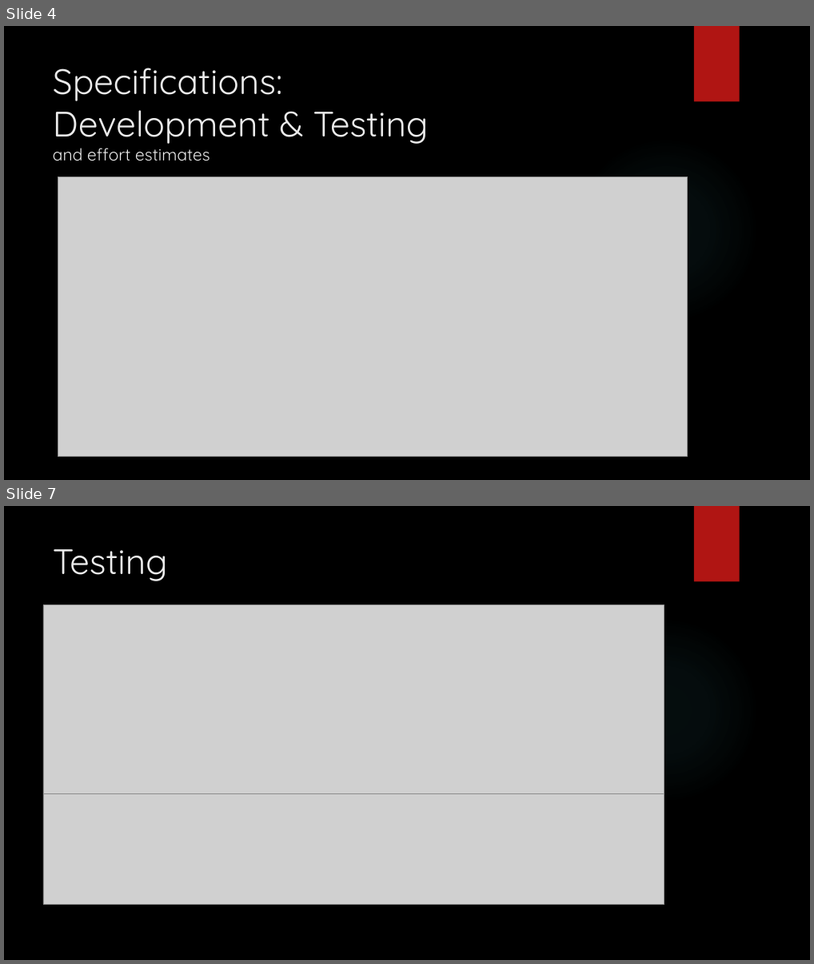
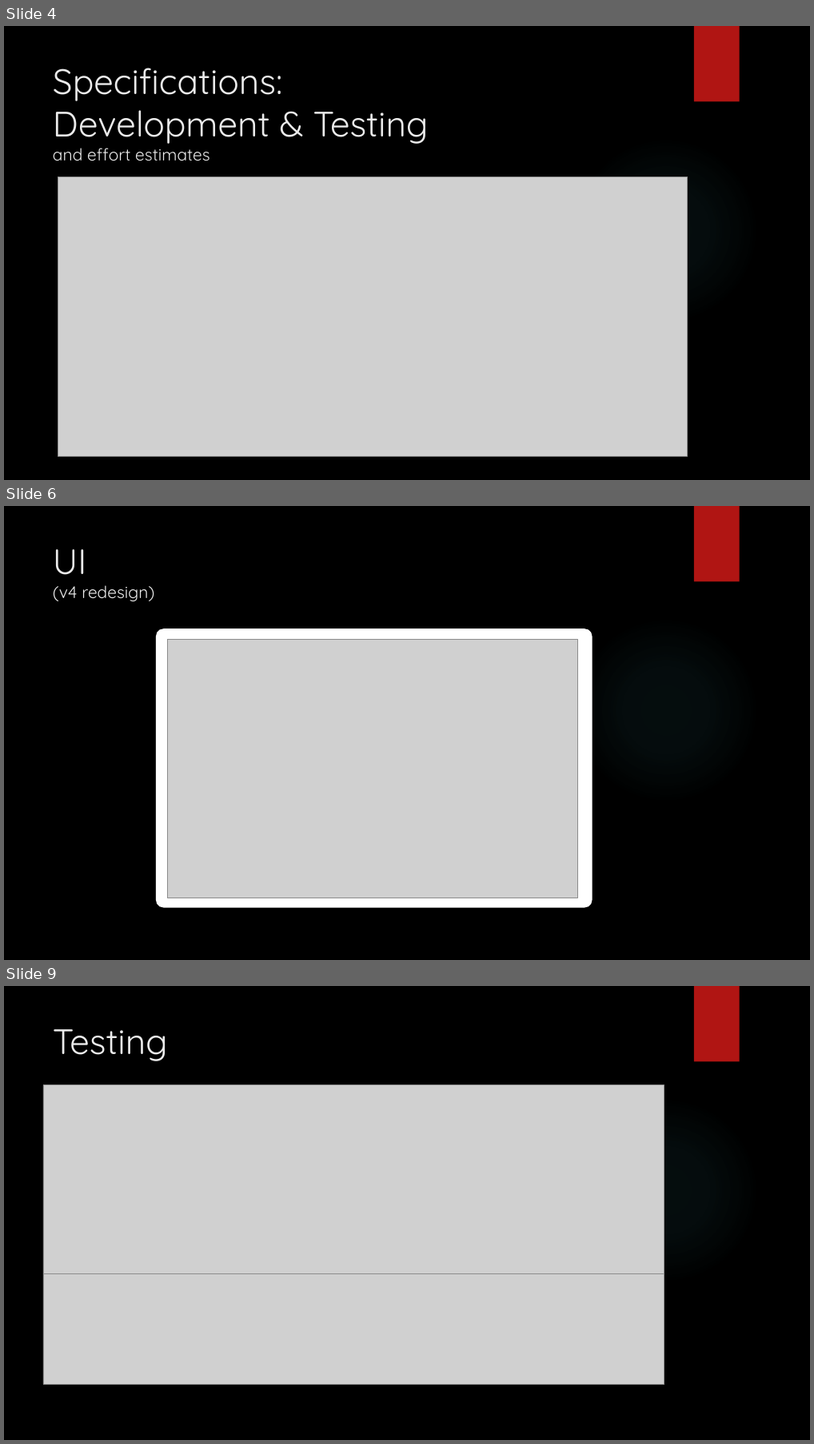
Before and after one commit to mattbulley/Team-Infinite, a slide deck: v4/documentation/Presentation_v4.pptx. Shown one above the other, each under a label of ours: slides 4 and 7 before the commit, slides 4, 6 and 9 after it; the slides between them are not shown. The pictures are 814x964 and 814x1444 pixels, drawn with LibreOffice and Linux fonts; fonts in the diff are those of the drawing; grey boxes stand for pictures; background and template pictures are left out. Boxes give left, top, right and bottom in pixels: in the first picture for what was removed or moved away, otherwise in the second. Text is boxed around its words. In the diff, an @@ line names an element or a change of style, - is before the commit and + after.

```diff
--- a/v4/documentation/Presentation_v4.pptx
+++ b/v4/documentation/Presentation_v4.pptx
@@ slide 6 added at box(4, 506, 810, 960), background picture (left out); not listed: 2 template elements that a slide beside it also shows @@
@@ title added at box(53, 549, 154, 601), 20 pt, text #EBEBEB @@
+UI
+(v4 redesign)
@@ rounded rectangle added at box(156, 629, 593, 908), fill #FFFFFF @@
@@ picture added at box(168, 639, 578, 898) @@
@@ what was slide 7 is now slide 9 @@
```
Also in this commit, not shown: 2 slides changed, 2 other slides added, 1 other file.
